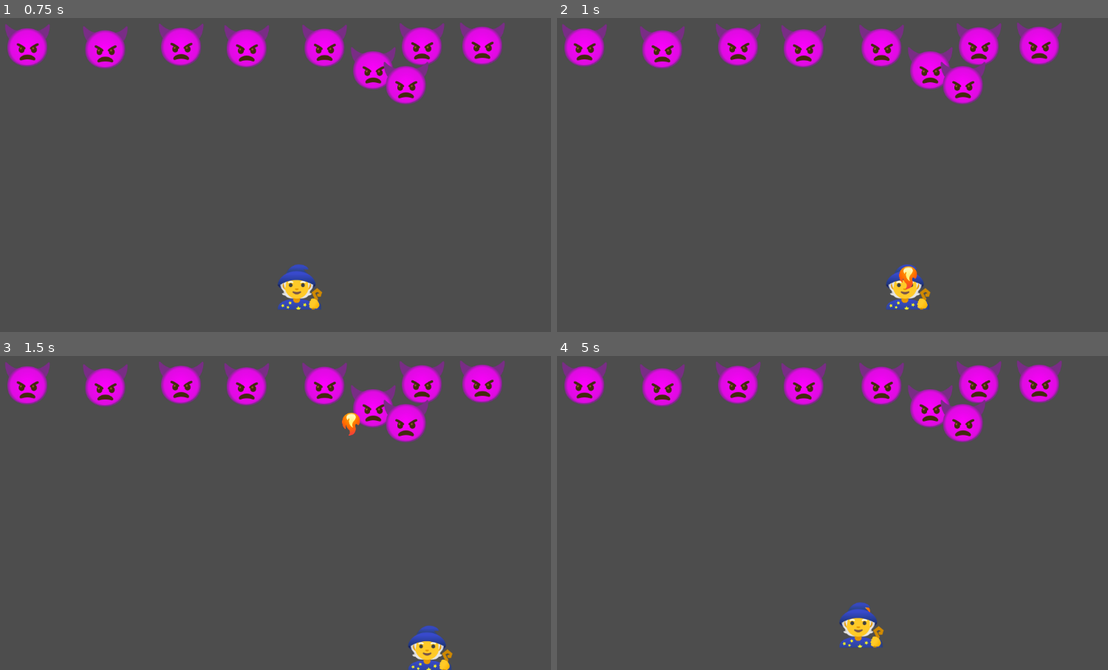
Above: before the commit, frames 1-4 (two rows, left to right).
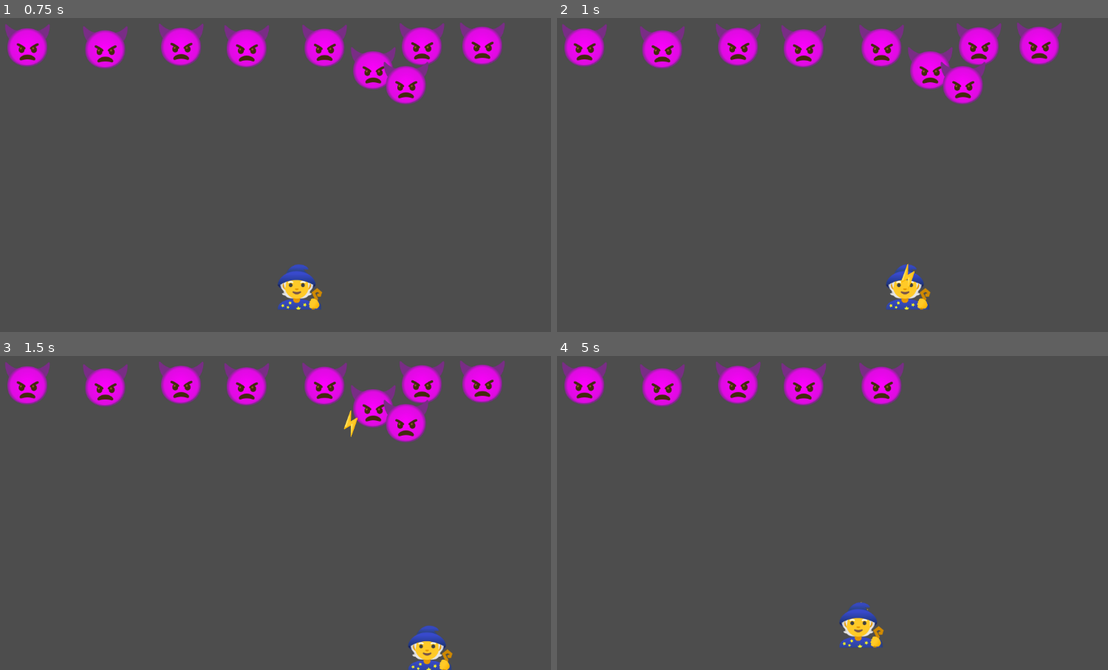
Above: after the commit, the same moments.

Repository: FellowshipOfTheGame/Shmup
Game: Godot game, scene res://Scenes/game.tscn
Two runs of this game, one before a commit and one after it. Both use one fixed random seed, a clock stepped at 60 frames per second and the inputs below.
Inputs:
- Up to frame 1 (0.75 s): tap Enter at 0.5 s; hold D (right) from 0.53 s (still down)
- Up to frame 2 (1 s): keep holding D (right)
- Up to frame 3 (1.5 s): release D (right) at 1.28 s; hold S (down) from 1.28 s (still down)
- Up to frame 4 (5 s): tap Space at 2 s; release S (down) at 2.03 s; hold D (right) 2.03-2.78 s; hold W (up) 2.78-3.53 s; tap Enter at 3.5 s; hold A (left) from 3.53 s (still down)

Frame 1 is identical in both runs. In frame 2, 0.2% of the frame differs, in the area x 62-66%, y 78-87%; in frame 3, 0.2%; in frame 4, 3.1%, in the area x 55-92%, y 1-82%.

Commit message:
Modularized components
add- modules for weapon level dictionaries
add- lightning/bouncing bullet

weapons now expect a node that holds stats, as an instance of the level script

Diff:
--- a/Scenes/default_bullet.tscn
+++ b/Scenes/Bullets/default_bullet.tscn
@@ -1,19 +1,19 @@
 [gd_scene load_steps=4 format=3 uid="uid://clhjotdvvnvnu"]
 
-[ext_resource type="Script" uid="uid://d16tay568rqod" path="res://Scripts/bullet.gd" id="1_nau3l"]
-[ext_resource type="Texture2D" uid="uid://bl4v4gits34wr" path="res://Sprites/fire.png" id="2_fmebf"]
+[ext_resource type="Script" uid="uid://d16tay568rqod" path="res://Scripts/Bullets/bullet_default.gd" id="1_htcv0"]
+[ext_resource type="Texture2D" uid="uid://bl4v4gits34wr" path="res://Sprites/fire.png" id="2_dq1oh"]
 
 [sub_resource type="CircleShape2D" id="CircleShape2D_oduel"]
-radius = 18.0
+radius = 17.1172
 
 [node name="Bullet" type="CharacterBody2D"]
 collision_layer = 2
 collision_mask = 4
-script = ExtResource("1_nau3l")
+script = ExtResource("1_htcv0")
 
 [node name="Sprite2D" type="Sprite2D" parent="."]
 scale = Vector2(0.05, 0.05)
-texture = ExtResource("2_fmebf")
+texture = ExtResource("2_dq1oh")
 
 [node name="Area2D" type="Area2D" parent="."]
 collision_layer = 2
--- /dev/null
+++ b/Scenes/Bullets/lightning_bullet.tscn
@@ -0,0 +1,22 @@
+[gd_scene load_steps=5 format=3 uid="uid://dfevp4rsbou35"]
+
+[ext_resource type="PackedScene" uid="uid://clhjotdvvnvnu" path="res://Scenes/Bullets/default_bullet.tscn" id="1_mo4f5"]
+[ext_resource type="Texture2D" uid="uid://d0r3bbcwol7cx" path="res://Sprites/lightning.png" id="2_e1pc5"]
+[ext_resource type="Script" uid="uid://c2f248ckfm4p6" path="res://Scripts/Bullets/bullet_lightning.gd" id="2_x6qoc"]
+
+[sub_resource type="CircleShape2D" id="CircleShape2D_x6qoc"]
+
+[node name="Bullet" instance=ExtResource("1_mo4f5")]
+script = ExtResource("2_x6qoc")
+
+[node name="Sprite2D" parent="." index="0"]
+rotation = -0.528835
+texture = ExtResource("2_e1pc5")
+
+[node name="Area2D2" type="Area2D" parent="." index="2"]
+collision_layer = 0
+collision_mask = 4
+
+[node name="CollisionShape2D" type="CollisionShape2D" parent="Area2D2" index="0"]
+scale = Vector2(20, 20)
+shape = SubResource("CircleShape2D_x6qoc")
--- a/Scenes/weapon.tscn
+++ b/Scenes/weapon.tscn
@@ -1,11 +1,12 @@
 [gd_scene load_steps=3 format=3 uid="uid://bymmrt877w8sg"]
 
 [ext_resource type="Script" uid="uid://dkqjuuxsocb6r" path="res://Scripts/weapon.gd" id="1_er6cq"]
-[ext_resource type="PackedScene" uid="uid://cdketac5g2oc8" path="res://Scripts/WeaponLevels/w_default_1.tscn" id="2_qv81b"]
+[ext_resource type="PackedScene" uid="uid://bk0w0oxoif2y4" path="res://Scripts/WeaponLevels/w_lightning_1.tscn" id="2_e1ly8"]
 
 [node name="Weapon" type="Node2D"]
 script = ExtResource("1_er6cq")
 
 [node name="BulletHolder" type="Node" parent="."]
 
-[node name="WDefault1" parent="." instance=ExtResource("2_qv81b")]
+[node name="WLightning1" parent="." instance=ExtResource("2_e1ly8")]
+bounce_amount = 2
--- a/Scripts/bullet.gd
+++ b/Scripts/Bullets/bullet_default.gd
@@ -1,6 +1,7 @@
 extends CharacterBody2D
 
 var stats : Dictionary
+var last_hit_object : Object = null
 @onready var hitbox = $Area2D
 
 func _ready() -> void:
@@ -14,6 +15,12 @@
 	move_and_slide() # funcao pra movimentar o player sozinho
 
 func hit(target: Node2D) -> void:
+	if target == last_hit_object: return # nao dar dano no mesmo alvo de novo
+	last_hit_object = target
 	if target.is_in_group("enemy"):
 		target.get_node("Health").take_damage(stats["bullet_damage"])
+		on_hit()
+	#else: animacao de destruir
+
+func on_hit() -> void:
 	queue_free() # destroy()
--- /dev/null
+++ b/Scripts/Bullets/bullet_lightning.gd
@@ -0,0 +1,22 @@
+extends "res://Scripts/Bullets/bullet_default.gd"
+
+var bounce_range : float = 100.0
+var bounces : int = 0
+@onready var area := $Area2D2
+
+func on_hit() -> void:
+	if bounces < stats["bounce_amount"]:
+		bounces += 1
+		var bodies = area.get_overlapping_bodies()
+		bodies.shuffle()
+		print(bodies)
+		for body in bodies:
+			if body != last_hit_object:
+				adjust_rotation(body)
+				return
+	queue_free() # se nao tiver pra quem ricochetear, destroy()
+
+func adjust_rotation(body: Node2D) -> void:
+	var direction = body.position - position
+	rotation = direction.angle() + PI/2
+	velocity = direction.normalized() * stats["bullet_speed"]
--- a/Scripts/weapon_level_default.gd
+++ b/Scripts/WeaponLevels/w_default.gd
@@ -18,8 +18,8 @@
 # pra dar override nas funcoes dos filhos tem que fazer isso
 #func get_stats() -> Dictionary:
 	## Get base stats from parent
-	#var data = super.get_data()
+	#var stats = super.get_stats()
+
 	## Add new stats
-	#data["explosion_radius"] = explosion_radius
-	#data["splash_damage"] = splash_damage
-	#return data
+	#stats["explosion_radius"] = explosion_radius
+	#return stats
--- a/Scripts/WeaponLevels/w_default_1.tscn
+++ b/Scripts/WeaponLevels/w_default_1.tscn
@@ -1,8 +1,8 @@
 [gd_scene load_steps=3 format=3 uid="uid://cdketac5g2oc8"]
 
-[ext_resource type="Script" uid="uid://67eqj4gemx2d" path="res://Scripts/weapon_level_default.gd" id="1_ho432"]
-[ext_resource type="PackedScene" uid="uid://clhjotdvvnvnu" path="res://Scenes/default_bullet.tscn" id="2_wl017"]
+[ext_resource type="Script" uid="uid://67eqj4gemx2d" path="res://Scripts/WeaponLevels/w_default.gd" id="1_dnk13"]
+[ext_resource type="PackedScene" uid="uid://clhjotdvvnvnu" path="res://Scenes/Bullets/default_bullet.tscn" id="2_1ahkg"]
 
-[node name="WDefault1" type="Node"]
-script = ExtResource("1_ho432")
-bullet_scene = ExtResource("2_wl017")
+[node name="lighning_1" type="Node"]
+script = ExtResource("1_dnk13")
+bullet_scene = ExtResource("2_1ahkg")
--- /dev/null
+++ b/Scripts/WeaponLevels/w_lightning.gd
@@ -0,0 +1,11 @@
+extends "res://Scripts/WeaponLevels/w_default.gd"
+
+@export var bounce_amount : int
+
+func get_stats() -> Dictionary:
+	# Get base stats from parent
+	var stats = super.get_stats()
+
+	# Add new stats
+	stats["bounce_amount"] = bounce_amount
+	return stats
--- /dev/null
+++ b/Scripts/WeaponLevels/w_lightning_1.tscn
@@ -0,0 +1,9 @@
+[gd_scene load_steps=3 format=3 uid="uid://bk0w0oxoif2y4"]
+
+[ext_resource type="Script" uid="uid://dhj42j772hdd8" path="res://Scripts/WeaponLevels/w_lightning.gd" id="1_b00q8"]
+[ext_resource type="PackedScene" uid="uid://dfevp4rsbou35" path="res://Scenes/Bullets/lightning_bullet.tscn" id="2_qo2g5"]
+
+[node name="WLightning1" type="Node"]
+script = ExtResource("1_b00q8")
+bounce_amount = 3
+bullet_scene = ExtResource("2_qo2g5")
Renamed: Scripts/bullet.gd.uid -> Scripts/Bullets/bullet_default.gd.uid
Not shown, added: Scripts/Bullets/bullet_lightning.gd.uid
Renamed: Scripts/weapon_level_default.gd.uid -> Scripts/WeaponLevels/w_default.gd.uid
Not shown, added: Scripts/WeaponLevels/w_lightning.gd.uid
Binary file added: Sprites/lightning.png
Not shown, added: Sprites/lightning.png.import
